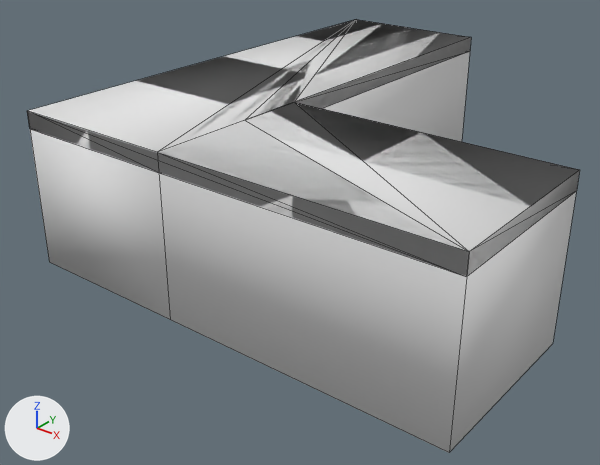
The OBJ model media/model/mapmodel/nieb/complex/desk/flip/model.obj, before and after one commit.
One viewpoint serves both versions: a 50 mm lens placed at (24.6, -39.0, 22.4), pointed at (-3.0, -4.6, 1.0). Arrows for +X, +Y and +Z are at lower left; the lights stay in place. Mesh edges are drawn as thin lines. Where no turn or scale is listed for an object, it has been applied to the vertices. Vertices at the same position are counted once.

Objects in the first picture: 'model.obj'.
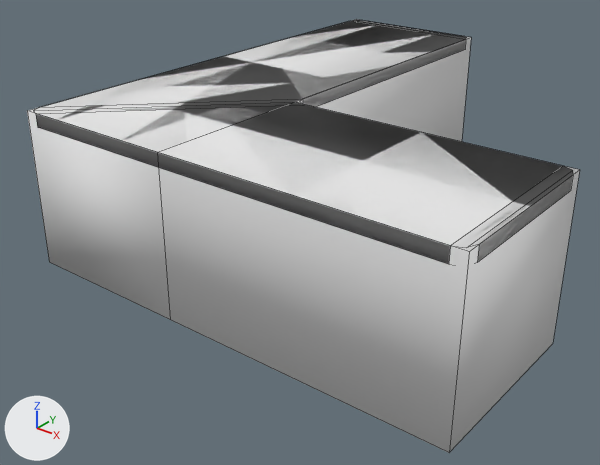
Changed parts and their boxes (x1, y1, x2, y2) in the pictures (600 x 465 px):
part 1 of me_model_obj, added
    after: (34, 20, 573, 264)
part 2 of me_model_obj, cut back
    before: (27, 21, 579, 276)

The edits, one by one:
me_model_obj is used by ob_model_obj.
me_model_obj had 77 vertices, 114 faces and spanned x -13.0..13.0, y -15.0..15.0, z 0.0..9.0.
me_model_obj now has 150 vertices, 106 faces and spans x -13.0..13.0, y -15.0..15.0, z 0.0..9.0.
me_model_obj part 1: a new loose piece of 36 vertices spanning x -13.0..13.0, y -15.0..15.0, z 8.2..9.0, in mat_default (white #e7e7e7).
Part 2, on me_model_obj:
63 vertices are removed from x -13.0..13.0, y -15.0..15.0, z 0.0..9.0.
102 faces are deleted.
16 vertices are added at x -10.8..11.5, y -12.8..13.5, z 5.0..8.3.
6 new faces join them.
me_model_obj part 3: the surface is now shaded smooth.
